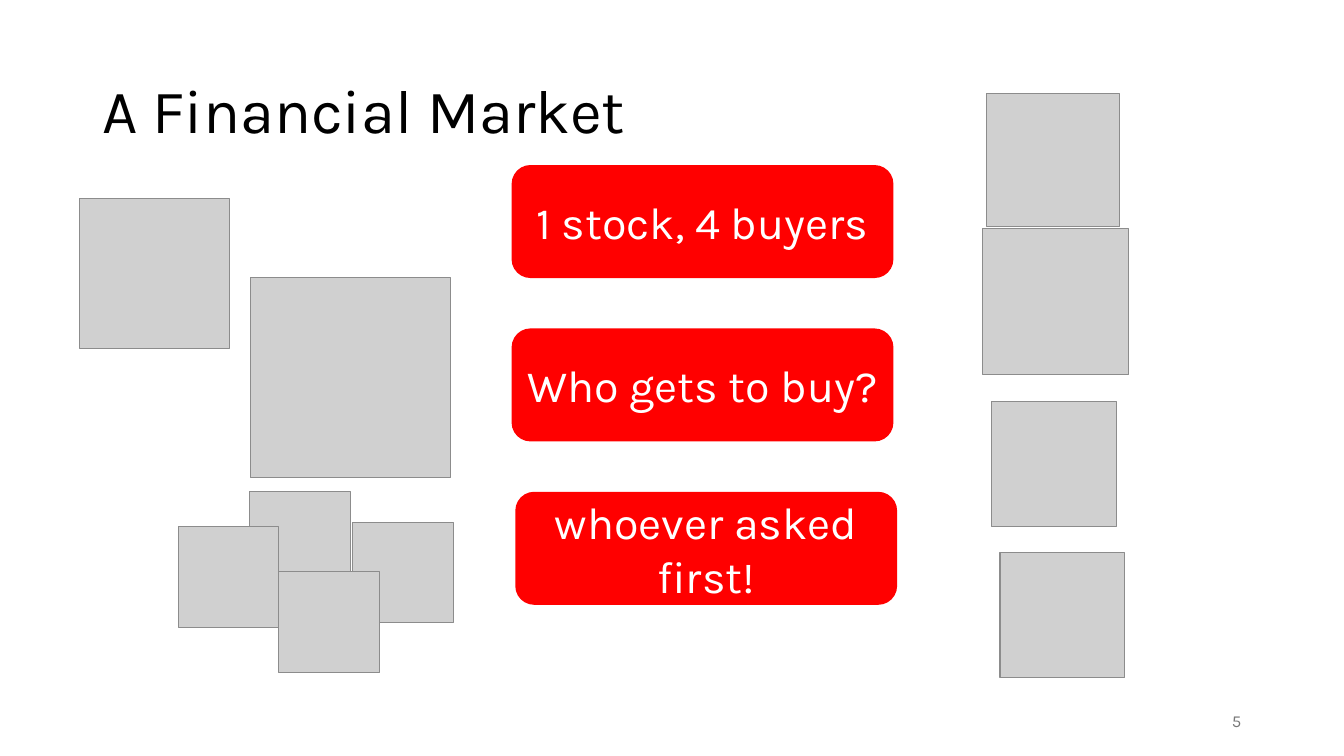
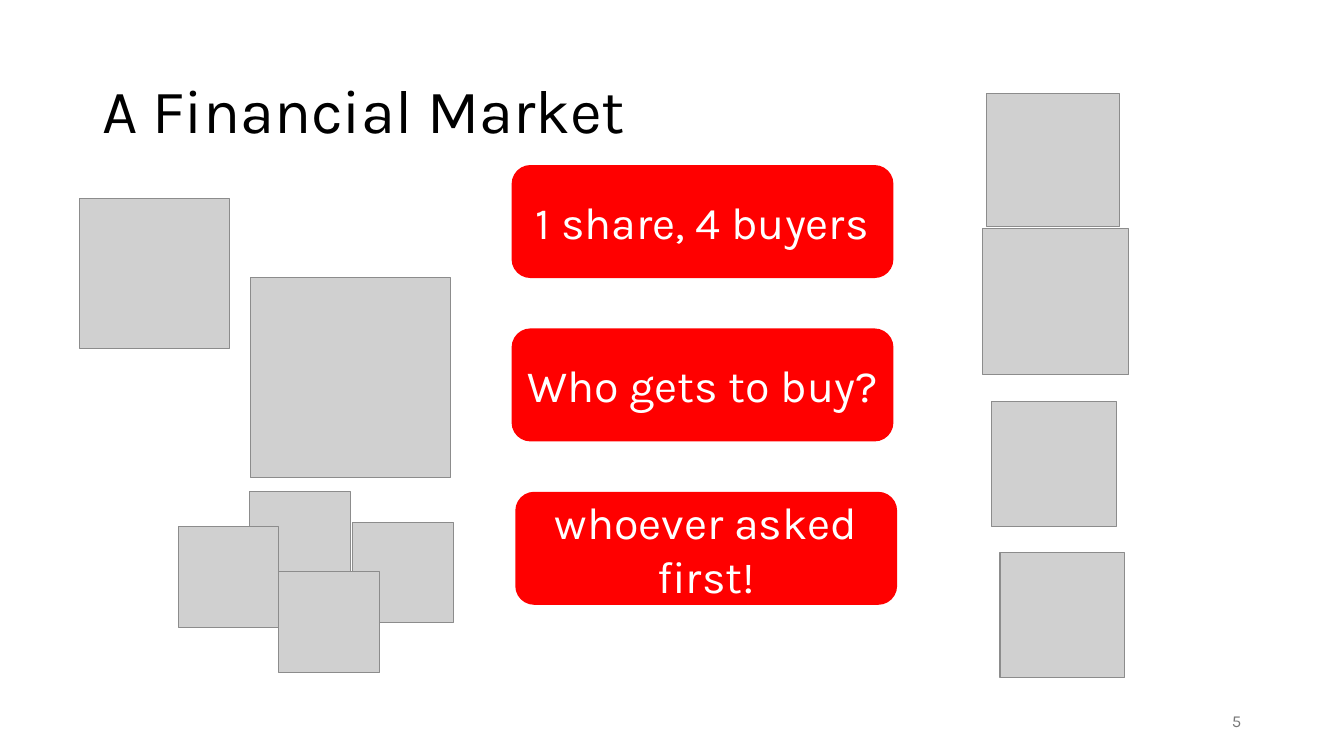
Before and after one commit to HaseebLUMS/Onyx-Presentation, a slide deck: slide 5 of tommy_hotnets_v2.pptx. Drawn at 1344x756 pixels with LibreOffice and Linux fonts; fonts in the diff are those of the drawing; grey boxes stand for pictures. Boxes give left, top, right and bottom in pixels: in the first picture for what was removed or moved away, otherwise in the second. Text is boxed around its words. In the diff, an @@ line names an element or a change of style, - is before the commit and + after.

```diff
--- a/tommy_hotnets_v2.pptx
+++ b/tommy_hotnets_v2.pptx
@@ text in rounded rectangle at (536,208,868,250): text changed @@
-1 stock, 4 buyers
+1 share, 4 buyers
```
Also in this commit, not shown: 1 other slide changed.
